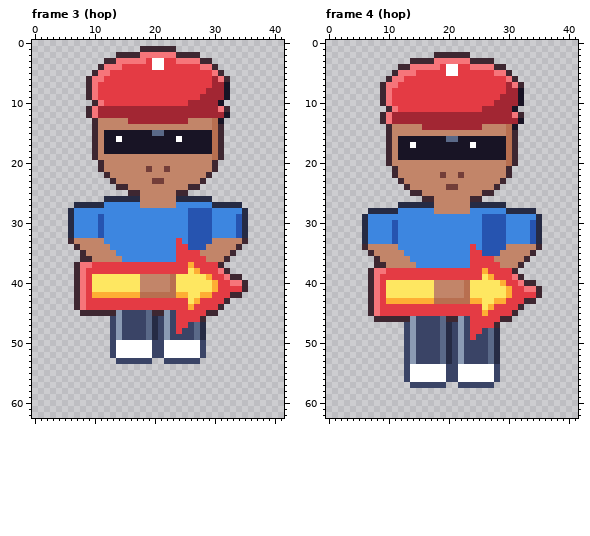
A pixel-art file gets an edit: art/hood-people/sign-spinner@88.aseprite. Above is the file before it was changed.
42x63 pixels, 16 frames. Shown: frame 3 (hop), frame 4 (hop). The commit also changed other frames, which this record leaves out.
New version:
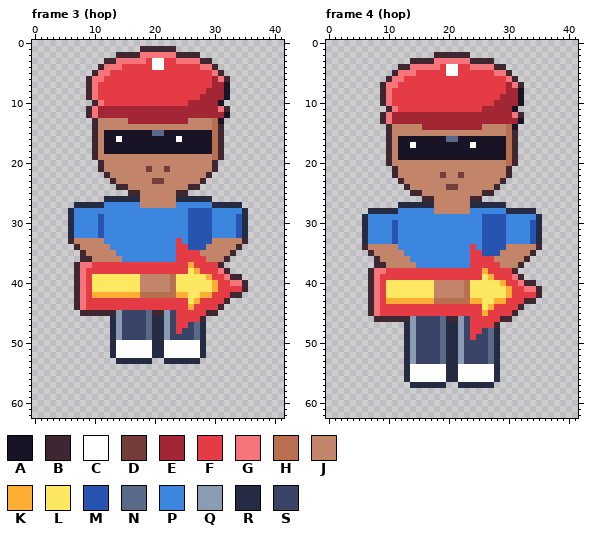
Palette (. is transparent): A #181425  B #3e2731  C #ffffff  D #733e39  E #a22633  F #e43b44  G #f6757a  H #b86f50  J #c28569  K #feae34  L #fee761  M #2654b0  N #5a6988  P #3d86e0  Q #8b9bb4  R #262b44  S #3a4466
Edits made:
Frame 3 (hop):
y 46..49: x 13 S -> R; x 21 S -> R
y 50..52: x 13 S -> R; x 20..21 SS -> RR; x 28 S -> R
y 53: x 14..19 SSSSSS -> RRRRRR; x 22..27 SSSSSS -> RRRRRR
Frame 4 (hop):
y 47..53: x 13 S -> R; x 21 S -> R
y 54..56: x 13 S -> R; x 20..21 SS -> RR; x 28 S -> R
y 57: x 14..19 SSSSSS -> RRRRRR; x 22..27 SSSSSS -> RRRRRR
Where, in picture pixels (left, top, right, bottom), the same in both pictures:
changed: (110, 316, 206, 364)
changed: (404, 322, 500, 388)
